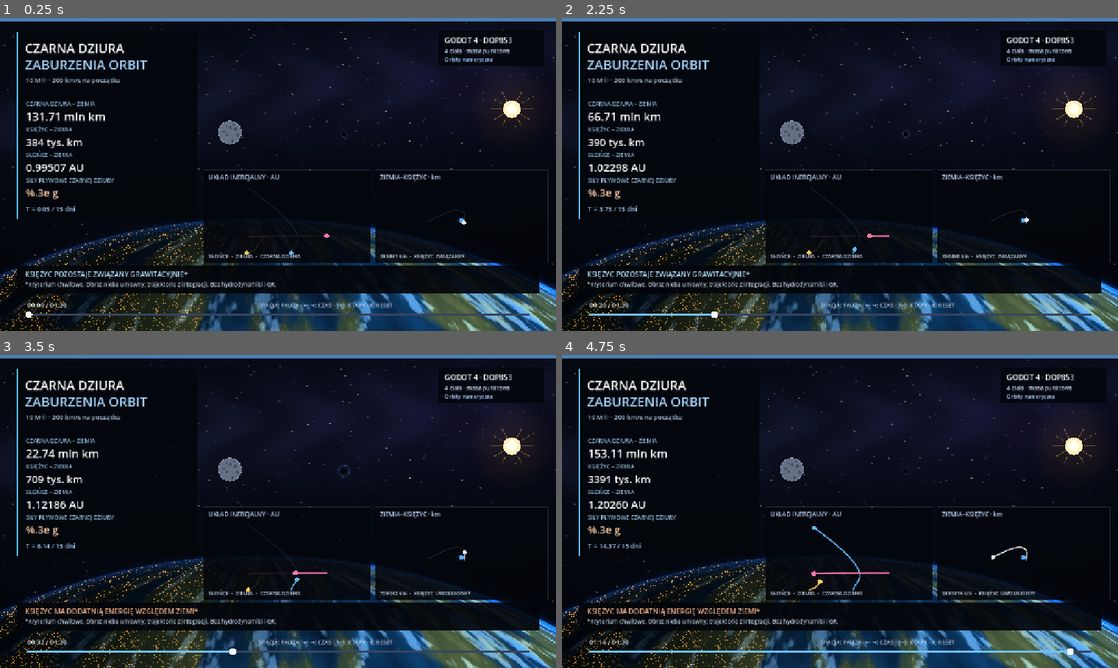
Above: before the commit, frames 1-4 (two rows, left to right).
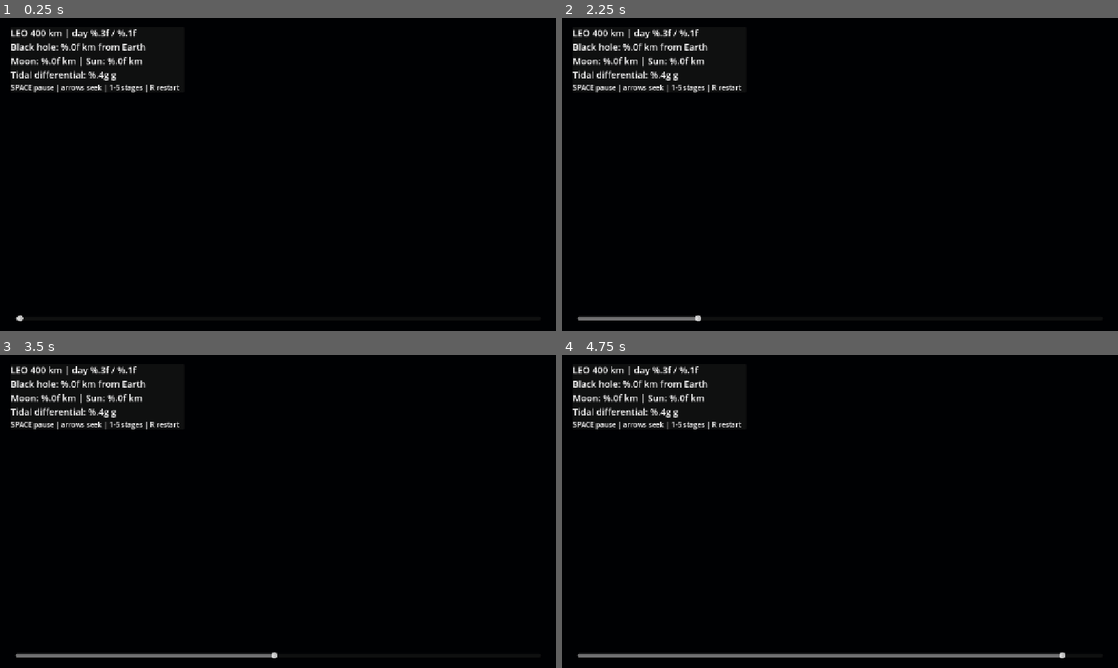
Above: after the commit, the same moments.

Repository: lisu188/3d
Game: Godot game, scene res://leo_3d.tscn
Two runs of this game, one before a commit and one after it. Both use one fixed random seed, a clock stepped at 60 frames per second and the inputs below. Before the commit the project starts from res://main.tscn.
Inputs (mouse positions are in pixels of both pictures, inside the frame that each line leads up to):
- Up to frame 1 (0.25 s): no input
- Up to frame 2 (2.25 s): tap Enter at 0.5 s; move the mouse to (962, 158) at 0.52 s; hold Right 0.53-1.25 s; tap R at 0.6 s; click (962, 158) at 0.67 s; tap Space at 0.77, 1.07 s; tap 1 at 0.8 s; drag from (728, 190) to (812, 237) at 1.27 s; move the mouse to (895, 105) at 2.02 s; hold Right from 2.03 s (still down); tap 2 at 2.1 s
- Up to frame 3 (3.5 s): tap 3 at 2.3 s; release Right at 2.75 s; tap Space at 2.75 s; drag from (250, 574) to (111, 464) at 2.77 s
- Up to frame 4 (4.75 s): move the mouse to (1006, 558) at 3.52 s; hold Left 3.53-4.25 s; tap 4 at 3.6 s; tap Space at 3.77, 4.07 s; tap 5 at 3.8 s; drag from (673, 464) to (756, 433) at 4.27 s

The runs differ from the first frame. In frame 1, 38% of the frame differs, in the area x 0-100%, y 0-100%; in frame 2, 39%; in frame 3, 39%; in frame 4, 39%.

Commit message:
feat: add 3D LEO visualizer driven by DOP853 four-body trajectories and MP4 renderer

Diff:
--- /dev/null
+++ b/black-hole-flyby/leo_3d.tscn
@@ -0,0 +1,6 @@
+[gd_scene load_steps=2 format=3]
+
+[ext_resource type="Script" path="res://scripts/leo_3d.gd" id="1_script"]
+
+[node name="LEOFourBody" type="Node3D"]
+script = ExtResource("1_script")
--- a/black-hole-flyby/project.godot
+++ b/black-hole-flyby/project.godot
@@ -3,7 +3,7 @@
 [application]
 
 config/name="Black Hole Flyby | Earth"
-run/main_scene="res://main.tscn"
+run/main_scene="res://leo_3d.tscn"
 config/features=PackedStringArray("4.4", "GL Compatibility")
 
 [display]
--- /dev/null
+++ b/black-hole-flyby/scripts/leo_3d.gd
@@ -0,0 +1,253 @@
+extends Node3D
+
+const OrbitData = preload("res://scripts/orbital_data.gd")
+const EARTH_RADIUS_KM := 6371.0084
+const CAMERA_ALTITUDE_KM := 400.0
+const ORBIT_INCLINATION := deg_to_rad(51.6)
+const ORBIT_PERIOD_SECONDS := 5554.0
+const CAMERA_FOV_DEGREES := 78.0
+const BODY_NAMES := ["Sun", "Earth", "Moon", "BlackHole"]
+const RADIUS_KM := [695700.0, EARTH_RADIUS_KM, 1737.4, 29.53]
+const BODY_COLORS := [Color(1.0, 0.78, 0.39), Color(0.12, 0.34, 0.8), Color(0.68, 0.73, 0.76), Color(0.01, 0.01, 0.015)]
+
+@export var duration_seconds := 80.0
+@export var visual_exaggeration := 1.0
+@export var earth_exposure := 1.0
+@export var playback_speed := 1.0
+
+var data := OrbitData.new()
+var camera: Camera3D
+var earth: MeshInstance3D
+var sun: MeshInstance3D
+var moon: MeshInstance3D
+var hole: MeshInstance3D
+var view_label: Label
+var timeline: HSlider
+var elapsed := 0.0
+var paused := false
+var screenshot_mode := false
+var screenshot_frames := [2.0, 18.0, 39.0, 58.0, 74.0]
+var render_nodes: Array[MeshInstance3D] = []
+var stars: MultiMeshInstance3D
+var last_basis := Basis.IDENTITY
+
+func _ready() -> void:
+	if not data.load_data():
+		push_error(data.last_error)
+		get_tree().quit(1)
+		return
+	_create_environment()
+	_create_earth()
+	_create_bodies()
+	_create_stars()
+	_create_hud()
+	if OS.has_feature("movie"):
+		get_window().size = Vector2i(1280, 720)
+	_apply_time()
+
+func _create_environment() -> void:
+	var environment := WorldEnvironment.new()
+	var settings := Environment.new()
+	settings.background_mode = Environment.BG_COLOR
+	settings.background_color = Color(0.002, 0.004, 0.013)
+	settings.ambient_light_source = Environment.AMBIENT_SOURCE_COLOR
+	settings.ambient_light_color = Color(0.12, 0.16, 0.24)
+	settings.ambient_light_energy = 0.14
+	settings.tonemap_mode = Environment.TONE_MAPPER_FILMIC
+	environment.environment = settings
+	add_child(environment)
+	camera = Camera3D.new()
+	camera.fov = CAMERA_FOV_DEGREES
+	camera.near = 0.01
+	camera.far = 1000000.0
+	camera.current = true
+	add_child(camera)
+	var light := DirectionalLight3D.new()
+	light.light_color = Color(1.0, 0.96, 0.87)
+	light.light_energy = 1.35
+	add_child(light)
+	light.name = "Sunlight"
+
+func _sphere(name: String, radius: float, color: Color, unshaded := false) -> MeshInstance3D:
+	var mesh := SphereMesh.new()
+	mesh.radius = radius
+	mesh.height = radius * 2.0
+	mesh.radial_segments = 48
+	mesh.rings = 24
+	var material := StandardMaterial3D.new()
+	material.albedo_color = color
+	material.shading_mode = BaseMaterial3D.SHADING_MODE_UNSHADED if unshaded else BaseMaterial3D.SHADING_MODE_PER_PIXEL
+	material.metallic = 0.0
+	material.roughness = 0.98
+	mesh.material = material
+	var instance := MeshInstance3D.new()
+	instance.name = name
+	instance.mesh = mesh
+	add_child(instance)
+	return instance
+
+func _create_earth() -> void:
+	earth = _sphere("Earth", 6.3710084, Color.WHITE)
+	var material := ShaderMaterial.new()
+	material.shader = preload("res://shaders/planet_3d.gdshader")
+	earth.material_override = material
+	var atmosphere := _sphere("Atmosphere", 6.44, Color(0.18, 0.44, 1.0, 0.07), true)
+	atmosphere.material_override = null
+	var mat := StandardMaterial3D.new()
+	mat.albedo_color = Color(0.11, 0.40, 1.0, 0.14)
+	mat.transparency = BaseMaterial3D.TRANSPARENCY_ALPHA
+	mat.shading_mode = BaseMaterial3D.SHADING_MODE_UNSHADED
+	mat.cull_mode = BaseMaterial3D.CULL_FRONT
+	atmosphere.material_override = mat
+
+func _create_bodies() -> void:
+	sun = _sphere("Sun", 1.0, BODY_COLORS[0], true)
+	moon = _sphere("Moon", 1.0, BODY_COLORS[2])
+	hole = _sphere("BlackHole", 1.0, BODY_COLORS[3], true)
+	var ring := MeshInstance3D.new()
+	ring.name = "PhotonRingArtistic"
+	var torus := TorusMesh.new()
+	torus.inner_radius = 1.05
+	torus.outer_radius = 1.10
+	ring.mesh = torus
+	var glowing := StandardMaterial3D.new()
+	glowing.shading_mode = BaseMaterial3D.SHADING_MODE_UNSHADED
+	glowing.albedo_color = Color(0.22, 0.56, 1.0)
+	glowing.emission_enabled = true
+	glowing.emission = Color(0.20, 0.42, 0.9)
+	torus.material = glowing
+	hole.add_child(ring)
+	ring.rotation.x = PI * 0.5
+	render_nodes = [sun, moon, hole]
+
+func _create_stars() -> void:
+	var random := RandomNumberGenerator.new()
+	random.seed = 18102026
+	var mm := MultiMesh.new()
+	mm.transform_format = MultiMesh.TRANSFORM_3D
+	mm.instance_count = 1700
+	var pixel := SphereMesh.new()
+	pixel.radius = 0.04
+	pixel.height = 0.08
+	pixel.radial_segments = 5
+	pixel.rings = 3
+	var mat := StandardMaterial3D.new()
+	mat.albedo_color = Color(0.78, 0.89, 1.0)
+	mat.shading_mode = BaseMaterial3D.SHADING_MODE_UNSHADED
+	pixel.material = mat
+	mm.mesh = pixel
+	for index in range(mm.instance_count):
+		var phi := random.randf_range(0.0, TAU)
+		var z := random.randf_range(-1.0, 1.0)
+		var r := sqrt(1.0 - z * z)
+		var direction := Vector3(r * cos(phi), z, r * sin(phi))
+		mm.set_instance_transform(index, Transform3D(Basis().scaled(Vector3.ONE * random.randf_range(0.5, 1.7)), direction * 1000.0))
+	stars = MultiMeshInstance3D.new()
+	stars.multimesh = mm
+	add_child(stars)
+
+func _create_hud() -> void:
+	var canvas := CanvasLayer.new()
+	add_child(canvas)
+	var panel := PanelContainer.new()
+	panel.position = Vector2(24, 20)
+	panel.custom_minimum_size = Vector2(400, 0)
+	canvas.add_child(panel)
+	var vbox := VBoxContainer.new()
+	panel.add_child(vbox)
+	view_label = Label.new()
+	view_label.add_theme_font_size_override("font_size", 21)
+	vbox.add_child(view_label)
+	var controls := Label.new()
+	controls.text = "SPACE pause | arrows seek | 1-5 stages | R restart"
+	vbox.add_child(controls)
+	timeline = HSlider.new()
+	timeline.min_value = 0.0
+	timeline.max_value = duration_seconds
+	timeline.step = 0.01
+	timeline.position = Vector2(35.0, 678.0)
+	timeline.size = Vector2(1210.0, 24.0)
+	timeline.value_changed.connect(func(value: float) -> void:
+		if abs(value - elapsed) > 0.05:
+			elapsed = value
+			_apply_time()
+	)
+	canvas.add_child(timeline)
+
+func _position(row: PackedFloat64Array, index: int) -> Vector3:
+	var o := 1 + 6 * index
+	return Vector3(row[o], row[o + 1], row[o + 2])
+
+func _orbit_vector(physical_seconds: float) -> Vector3:
+	var angle := TAU * physical_seconds / ORBIT_PERIOD_SECONDS
+	return Vector3(cos(angle), sin(angle) * sin(ORBIT_INCLINATION), sin(angle) * cos(ORBIT_INCLINATION))
+
+func _relative_direction(row: PackedFloat64Array, index: int) -> Vector3:
+	var vector := _position(row, index) - _position(row, 1)
+	return vector.normalized()
+
+func _apply_time() -> void:
+	var day := data.duration_days * (elapsed / duration_seconds)
+	var row := data.sample_at_day(day)
+	if row.size() != 25:
+		return
+	var orbit_offset := _orbit_vector(day * 86400.0)
+	var camera_position := orbit_offset * (6.3710084 + 0.4)
+	camera.position = camera_position
+	var outward := orbit_offset.normalized()
+	var bore := (Vector3.UP - outward * outward.dot(Vector3.UP)).normalized()
+	if bore.length() < 0.1:
+		bore = Vector3.RIGHT
+	var tangent := bore.cross(outward).normalized()
+	var look_direction := (outward * 0.24 + tangent * 0.97).normalized()
+	camera.look_at(camera_position + look_direction, outward)
+	var sun_vector := _relative_direction(row, 0)
+	var km_per_au := OrbitData.AU_M * 0.001
+	var names := [0, 2, 3]
+	for k in range(3):
+		var index: int = names[k]
+		var direction := _relative_direction(row, index)
+		var distance_km := data.separation_au(row, 1, index) * km_per_au
+		var angular_radius := atan(RADIUS_KM[index] / max(distance_km, 1.0))
+		var node := render_nodes[k]
+		node.global_position = camera.global_position + direction * 500.0
+		var displayed_radius := 500.0 * tan(angular_radius) * visual_exaggeration
+		if index == 3:
+			displayed_radius = max(displayed_radius, 0.13)
+		elif index == 2:
+			displayed_radius = max(displayed_radius, 0.12)
+		node.scale = Vector3.ONE * displayed_radius
+		if index == 3:
+			node.look_at(camera.global_position, Vector3.UP)
+	var sun_light := get_node("Sunlight") as DirectionalLight3D
+	sun_light.look_at(sun_light.global_position - sun_vector, Vector3.UP)
+	var earth_material := earth.material_override as ShaderMaterial
+	earth_material.set_shader_parameter("sun_direction", sun_vector)
+	earth_material.set_shader_parameter("rotation_angle", day * TAU)
+	view_label.text = "LEO 400 km | day %.3f / %.1f\nBlack hole: %.0f km from Earth\nMoon: %.0f km | Sun: %.0f km\nTidal differential: %.4g g" % [day, data.duration_days, data.separation_km(row, 1, 3), data.separation_km(row, 1, 2), data.separation_km(row, 1, 0), data.earth_tide_g(row)]
+	if timeline != null:
+		timeline.set_value_no_signal(elapsed)
+
+func _process(delta: float) -> void:
+	if not paused:
+		elapsed = fmod(elapsed + delta * playback_speed, duration_seconds)
+		_apply_time()
+
+func _unhandled_key_input(event: InputEvent) -> void:
+	if event is not InputEventKey or not event.pressed or event.echo:
+		return
+	match event.keycode:
+		KEY_SPACE:
+			paused = not paused
+		KEY_LEFT:
+			elapsed = max(0.0, elapsed - 2.0)
+			_apply_time()
+		KEY_RIGHT:
+			elapsed = min(duration_seconds, elapsed + 2.0)
+			_apply_time()
+		KEY_R:
+			elapsed = 0.0
+			_apply_time()
+		KEY_1, KEY_2, KEY_3, KEY_4, KEY_5:
+			elapsed = screenshot_frames[event.keycode - KEY_1]
+			_apply_time()
--- /dev/null
+++ b/black-hole-flyby/shaders/planet_3d.gdshader
@@ -0,0 +1,30 @@
+shader_type spatial;
+render_mode cull_back, diffuse_lambert, specular_disabled;
+uniform vec3 sun_direction = vec3(1.0, 0.0, 0.0);
+uniform float rotation_angle = 0.0;
+varying vec3 object_normal;
+float hash31(vec3 p) { return fract(sin(dot(p, vec3(127.1, 311.7, 74.7))) * 43758.5453); }
+float noise3(vec3 p) {
+    vec3 i = floor(p), f = fract(p);
+    f = f * f * (3.0 - 2.0 * f);
+    float a = mix(hash31(i), hash31(i + vec3(1.0, 0.0, 0.0)), f.x);
+    float b = mix(hash31(i + vec3(0.0, 1.0, 0.0)), hash31(i + vec3(1.0, 1.0, 0.0)), f.x);
+    float c = mix(hash31(i + vec3(0.0, 0.0, 1.0)), hash31(i + vec3(1.0, 0.0, 1.0)), f.x);
+    float d = mix(hash31(i + vec3(0.0, 1.0, 1.0)), hash31(i + vec3(1.0, 1.0, 1.0)), f.x);
+    return mix(mix(a,b,f.y),mix(c,d,f.y),f.z);
+}
+void vertex() { object_normal = NORMAL; }
+void fragment() {
+    vec3 n = normalize(object_normal);
+    float a = rotation_angle;
+    vec3 q = vec3(cos(a)*n.x + sin(a)*n.z, n.y, -sin(a)*n.x + cos(a)*n.z);
+    float terrain = noise3(q * 5.0) * 0.56 + noise3(q * 15.0) * 0.29 + noise3(q * 39.0) * 0.15;
+    float land = smoothstep(0.45,0.57,terrain);
+    float cloud = smoothstep(0.57,0.7,noise3(q * 28.0));
+    vec3 color = mix(vec3(0.018,0.07,0.18),vec3(0.13,0.28,0.13),land);
+    color = mix(color,vec3(0.7,0.76,0.83),cloud * 0.58);
+    float day = smoothstep(-0.12,0.36,dot(n,normalize(sun_direction)));
+    vec3 lights = vec3(0.75,0.36,0.09) * step(0.83,hash31(floor(q*180.0))) * land * (1.0-day);
+    ALBEDO = color * (0.08 + day * 1.5) + lights;
+    EMISSION = lights * 0.4 + vec3(0.0,0.025,0.065) * pow(1.0-max(0.0,dot(n,VIEW)),6.0);
+}
Not shown, added: .github/workflows/black-hole-leo-3d.yml
Not shown, added: black-hole-flyby/LEO3D.md
Not shown, changed: black-hole-flyby/scripts/generate_orbits.py
